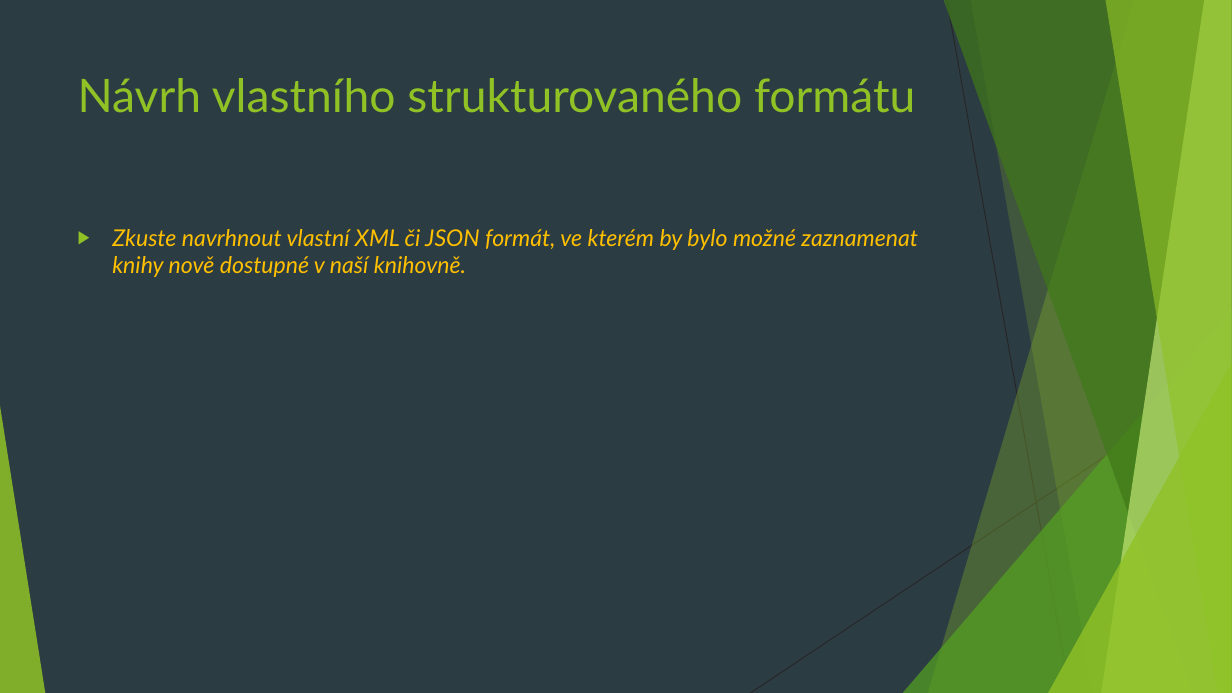
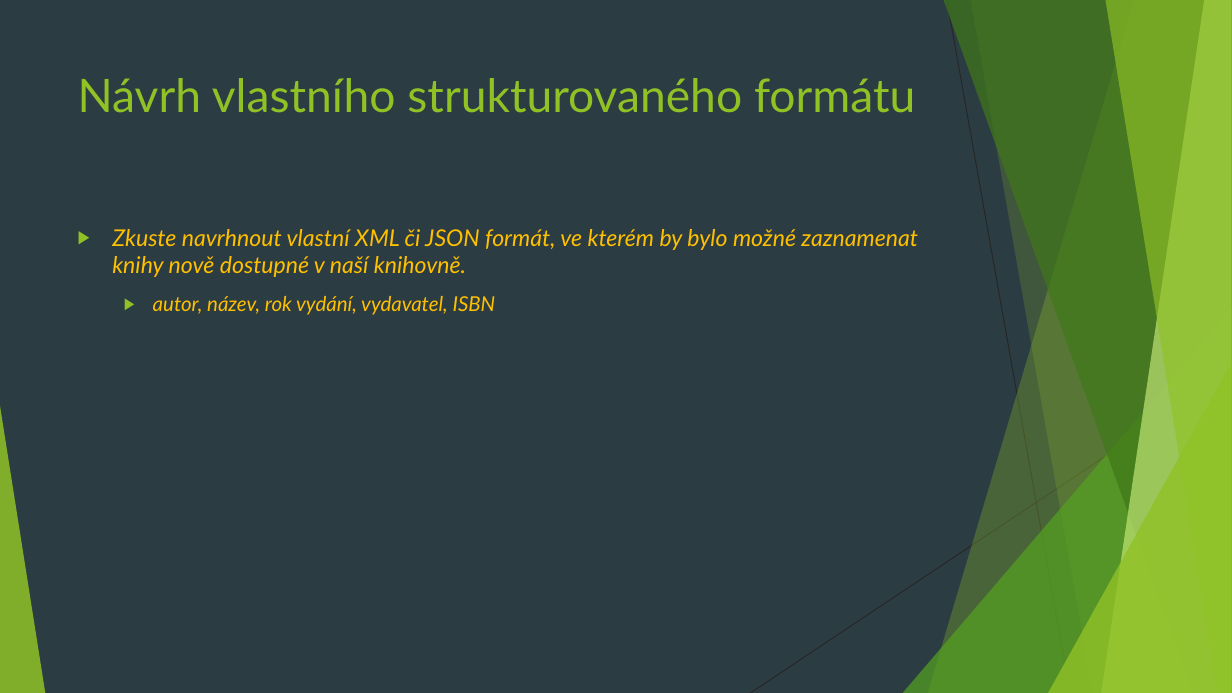
Before and after one commit to 4iz160/cviceni, a slide deck: slide 6 of 06-strukturovana-data-API/cviceni-06.pptx. Drawn at 1232x693 pixels with LibreOffice and Linux fonts; fonts in the diff are those of the drawing. Boxes give left, top, right and bottom in pixels: in the first picture for what was removed or moved away, otherwise in the second. Text is boxed around its words. In the diff, an @@ line names an element or a change of style, - is before the commit and + after.

Commit message:
drobná úprava prezentace

```diff
--- a/06-strukturovana-data-API/cviceni-06.pptx
+++ b/06-strukturovana-data-API/cviceni-06.pptx
@@ text at [153, 296, 496, 315]: paragraph added @@
+  ▶ autor, název, rok vydání, vydavatel, ISBN
```
